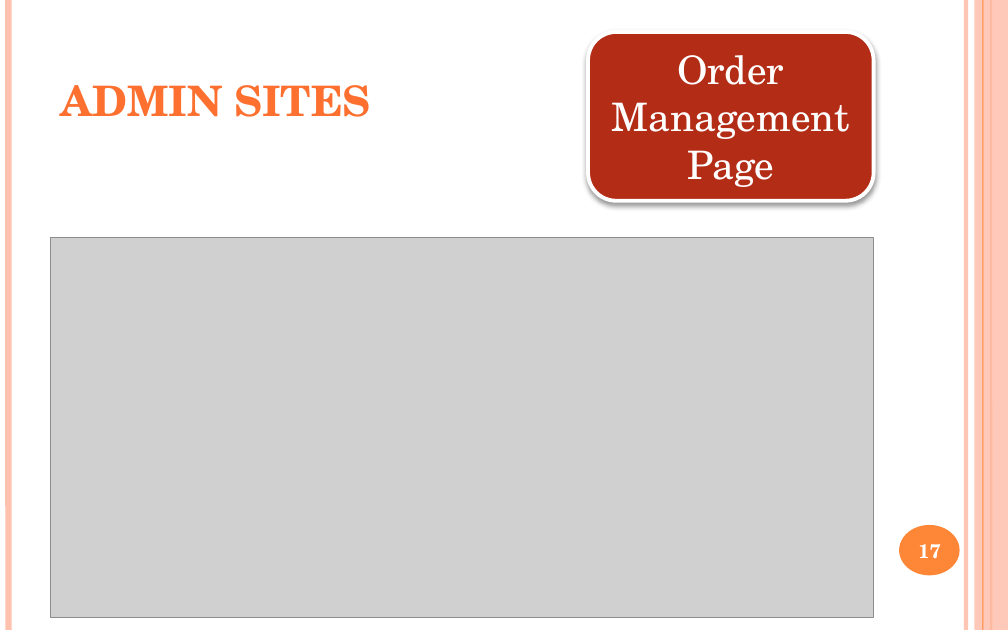
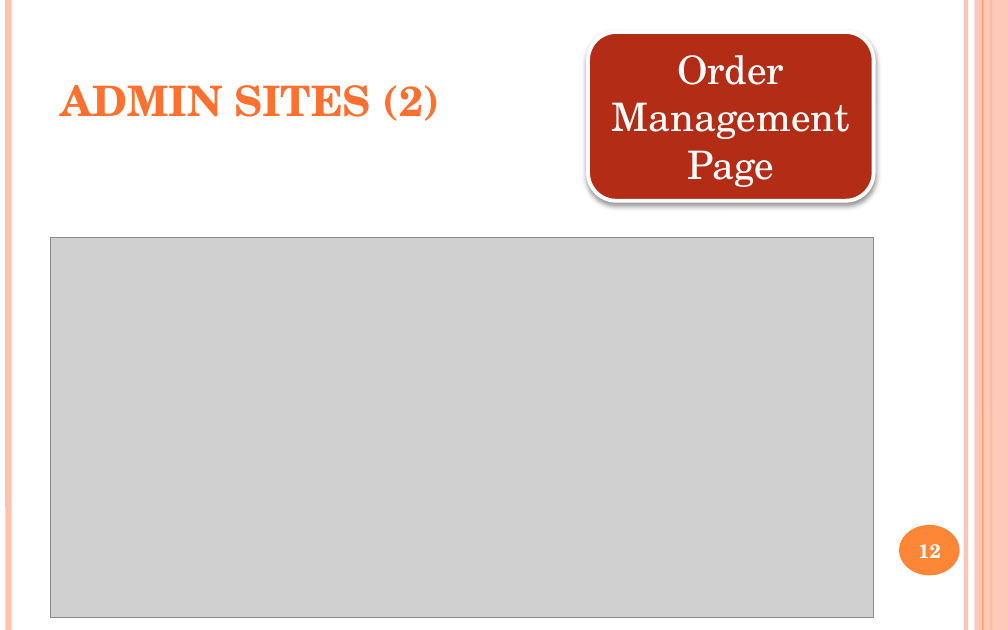
Before and after one commit to yutovsjohan/final_project, a slide deck: slide 12 of document_final/final_project.pptx (slide 17 before the commit). Drawn at 1008x630 pixels with LibreOffice and Linux fonts; fonts in the diff are those of the drawing; grey boxes stand for pictures. Boxes give left, top, right and bottom in pixels: in the first picture for what was removed or moved away, otherwise in the second. Text is boxed around its words. In the diff, an @@ line names an element or a change of style, - is before the commit and + after.

Commit message:
role, product management
- add Role management (add, edit, delete)
- add product detail admin (add, upload image, edit)
- fix error, update code, update UI

```diff
--- a/document_final/final_project.pptx
+++ b/document_final/final_project.pptx
@@ title at box(60, 85, 440, 121): text changed @@
-ADMIN SITES
+ADMIN SITES (2)
@@ page number at box(918, 544, 941, 558): text changed @@
-17
+12
```
Also in this commit, not shown: 13 other slides changed, 18 slides added, 41 other files.
